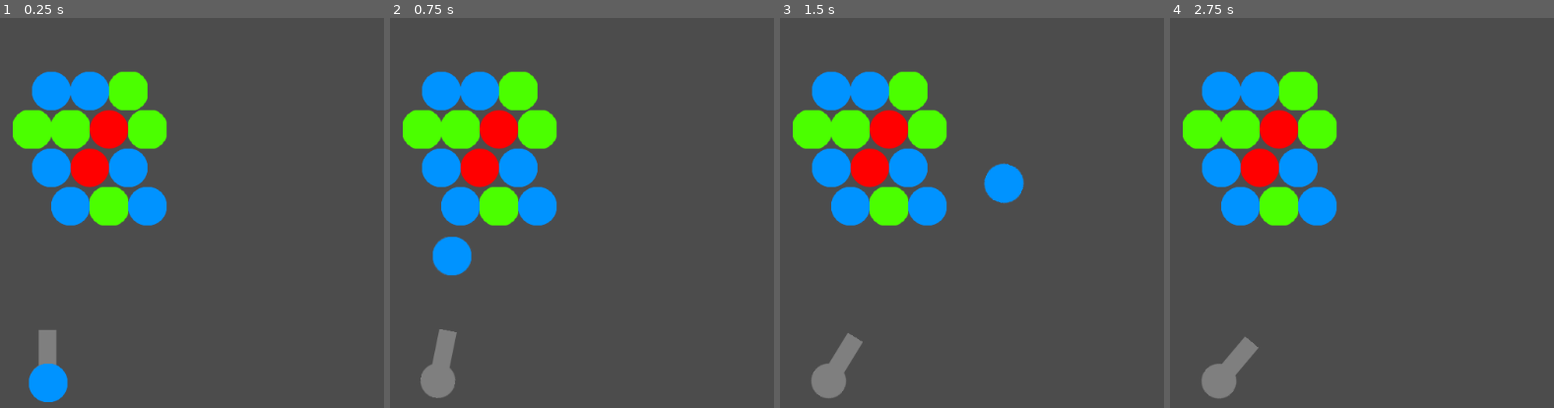
Above: before the commit, frames 1-4 (left to right).
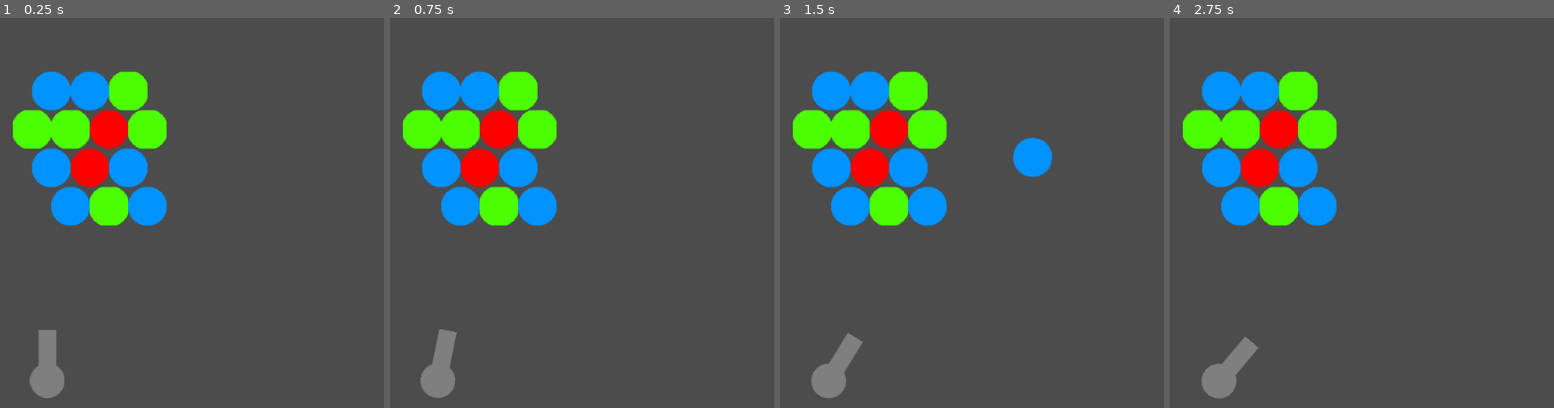
Above: after the commit, the same moments.

Repository: Demoli/Bobble
Game: Godot game, scene res://scenes/Level.tscn
The game is run twice, just before and just after one commit, with the same random seed, the same clock (stepped at 60 frames per second) and the same inputs.
Inputs:
- Up to frame 1 (0.25 s): no input
- Up to frame 2 (0.75 s): tap Enter at 0.5 s; hold D (rotate_right) from 0.53 s (still down); hold Space (fire) from 0.53 s (still down)
- Up to frame 3 (1.5 s): release D (rotate_right) at 1.28 s; release Space (fire) at 1.28 s; hold A (rotate_left) from 1.28 s (still down); tap Space (fire) at 1.35 s
- Up to frame 4 (2.75 s): release A (rotate_left) at 2.03 s; hold D (rotate_right) from 2.03 s (still down); hold Space (fire) from 2.03 s (still down)

The runs differ from the first frame. In frame 1, 0.8% of the frame differs, in the area x 7-18%, y 88-99%; in frame 2, 0.8%; in frame 3, 1.7%, in the area x 53-72%, y 30-48%; in frame 4, nothing differs.
Error after the commit: Invalid call. Nonexistent function 'set_linear_velocity' in base 'Nil'. (res://scenes/Cannon.gd:39)

Commit message:
Add bubbles to group, increase collision circle

Diff:
--- a/scenes/Bubble.gd
+++ b/scenes/Bubble.gd
@@ -17,6 +17,9 @@
 	green.load('res://assets/bubbles/green.png')
 	blue.load('res://assets/bubbles/blue.png')
 
+func _ready():
+	add_to_group("bubbles")
+
 func set_color(new_color):
 	color = new_color
 
@@ -33,4 +36,4 @@
 	if bodies.size() == 0:
 		return
 
-	pass
+	mode = RigidBody2D.MODE_STATIC
--- a/scenes/Bubble.tscn
+++ b/scenes/Bubble.tscn
@@ -4,14 +4,11 @@
 [ext_resource path="res://assets/bubbles/blue.png" type="Texture" id=2]
 
 [sub_resource type="CircleShape2D" id=1]
-radius = 26.7914
+radius = 29.5272
 
 [node name="Bubble" type="RigidBody2D"]
 position = Vector2( 1, 0 )
 mode = 1
-gravity_scale = 0.0
-contacts_reported = 4
-contact_monitor = true
 script = ExtResource( 1 )
 
 [node name="Sprite" type="Sprite" parent="."]
--- a/scenes/Cannon.gd
+++ b/scenes/Cannon.gd
@@ -13,7 +13,7 @@
 # var b = "text"
 
 func _ready():
-	load_bubble()
+	$ReloadTimer.start()
 
 func _process(delta):
 	if Input.is_action_pressed("rotate_left"):
@@ -27,10 +27,11 @@
 
 func load_bubble():
 	$ReloadTimer.stop()
-	var bubble =bubble_scene.instance()
+	var bubble = bubble_scene.instance()
 	bubble.color = color
 	bubble.mode = RigidBody2D.MODE_RIGID
-	add_child(bubble)
+	bubble.global_position = global_position
+	get_node("/root").add_child(bubble)
 	loaded_bubble = bubble
 
 func fire():
